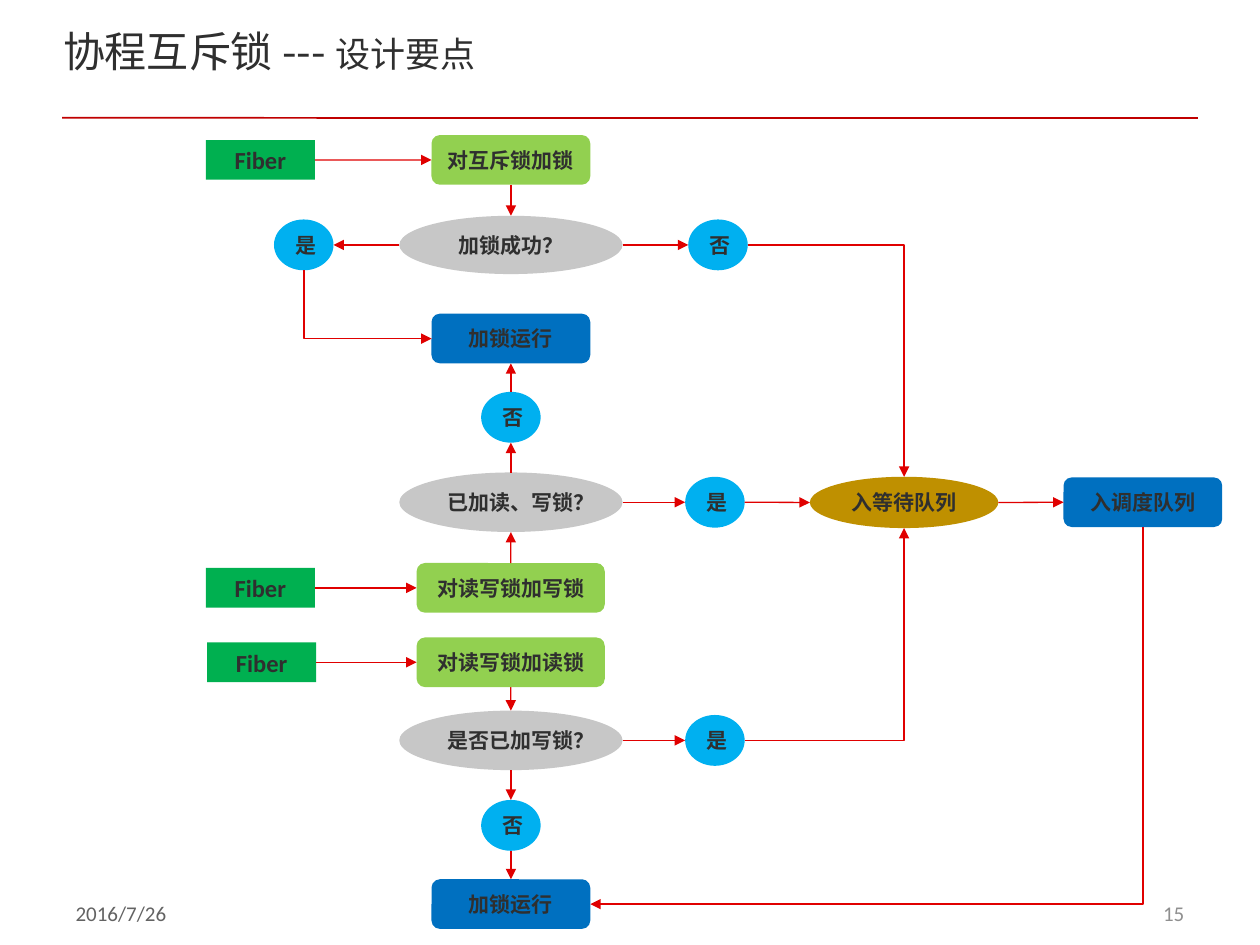
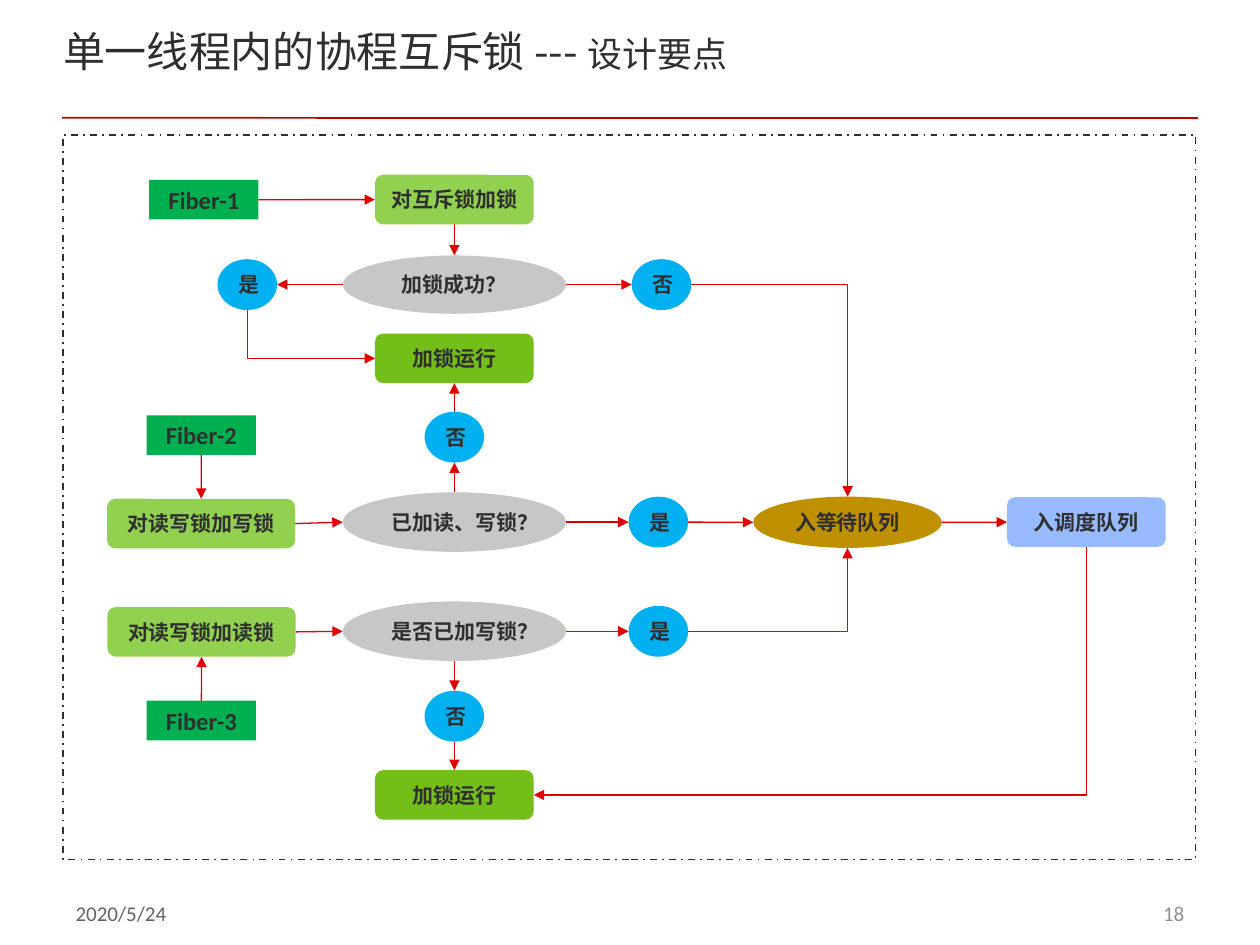
Before and after one commit to acl-dev/acl, a slide deck: slide 18 of doc/acl_fiber.pptx (slide 15 before the commit). Drawn at 1260x945 pixels with LibreOffice and Linux fonts; fonts in the diff are those of the drawing; background and template pictures are left out. Boxes give left, top, right and bottom in pixels: in the first picture for what was removed or moved away, otherwise in the second. Text is boxed around its words. In the diff, an @@ line names an element or a change of style, - is before the commit and + after.

Commit message:
add some design drawing for fiber ppt

```diff
--- a/doc/acl_fiber.pptx
+++ b/doc/acl_fiber.pptx
@@ title at [63,31,728,71]: text changed @@
-协程互斥锁 --- 设计要点
+单一线程内的协程互斥锁 --- 设计要点
@@ rectangle added at [63,135,1196,859], outline #2F2F2F 1 pt dashed @@
@@ 4 arrows, 3 ellipses, 1 rounded rectangle, 1 rectangle: place and size @@
-4 arrows, 3 ellipses, 1 rounded rectangle, 1 rectangle at [205,135,747,273]
+4 arrows, 3 ellipses, 1 rounded rectangle, 1 rectangle at [149,175,690,314]
@@ text in rectangle at [168,192,239,209]: text changed @@
-Fiber
+Fiber-1
@@ elbow arrow moved from (748, 244) - (905, 476) to (692, 285) - (848, 496) @@
@@ elbow arrow moved from (304, 271) - (432, 339) to (247, 310) - (375, 358) @@
@@ rounded rectangle "加锁运行" at [375,334,534,383]: fill #0070C0 to #74BE1A @@
@@ rectangle "Fiber-2": place and size @@
-rectangle "Fiber-2" at [205,568,315,607]
+rectangle "Fiber-2" at [147,416,257,455]
@@ text in rectangle at [166,427,237,444]: text changed @@
-Fiber
+Fiber-2
@@ arrow moved from (315, 588) - (417, 588) to (202, 455) - (202, 499) @@
@@ rounded rectangle "对读写锁加写锁": place and size @@
-rounded rectangle "对读写锁加写锁" at [417,563,605,612]
+rounded rectangle "对读写锁加写锁" at [107,499,295,548]
@@ rounded rectangle "入调度队列" at [1007,498,1166,547]: fill #0070C0 to #98BAFF @@
@@ arrow moved from (510, 563) - (512, 532) to (295, 524) - (343, 522) @@
@@ 5 arrows, 4 ellipses, 2 rounded rectangles: place and size @@
-5 arrows, 4 ellipses, 2 rounded rectangles at [399,314,1222,532]
+5 arrows, 4 ellipses, 2 rounded rectangles at [343,334,1166,552]
@@ elbow arrow moved from (1143, 527) - (591, 905) to (1086, 547) - (534, 795) @@
@@ elbow arrow moved from (745, 741) - (905, 528) to (688, 631) - (848, 548) @@
@@ rounded rectangle "对读写锁加读锁": place and size @@
-rounded rectangle "对读写锁加读锁" at [417,638,605,687]
+rounded rectangle "对读写锁加读锁" at [107,607,295,656]
@@ arrow moved from (316, 663) - (417, 663) to (202, 701) - (202, 656) @@
@@ arrow moved from (510, 687) - (512, 711) to (296, 631) - (343, 631) @@
@@ rectangle "Fiber-3": place and size @@
-rectangle "Fiber-3" at [207,643,316,682]
+rectangle "Fiber-3" at [147,701,257,740]
@@ text in rectangle at [166,713,237,730]: text changed @@
-Fiber
+Fiber-3
@@ 3 ellipses, 3 arrows, 1 rounded rectangle: place and size @@
-3 ellipses, 3 arrows, 1 rounded rectangle at [399,711,745,929]
+3 ellipses, 3 arrows, 1 rounded rectangle at [343,601,688,819]
@@ rounded rectangle "加锁运行" at [375,770,534,819]: fill #0070C0 to #74BE1A @@
@@ text at [76,906,167,922]: text changed @@
-2016/7/26
+2020/5/24
@@ page number at [1163,907,1184,921]: text changed @@
-15
+18
```
Also in this commit, not shown: 28 other slides changed, 8 slides added, 1 slide removed.
